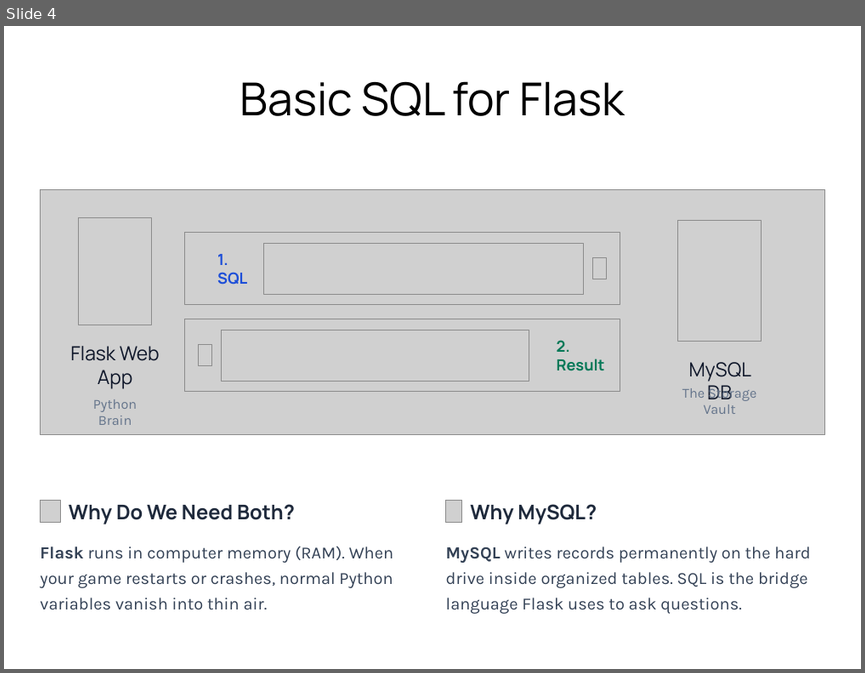
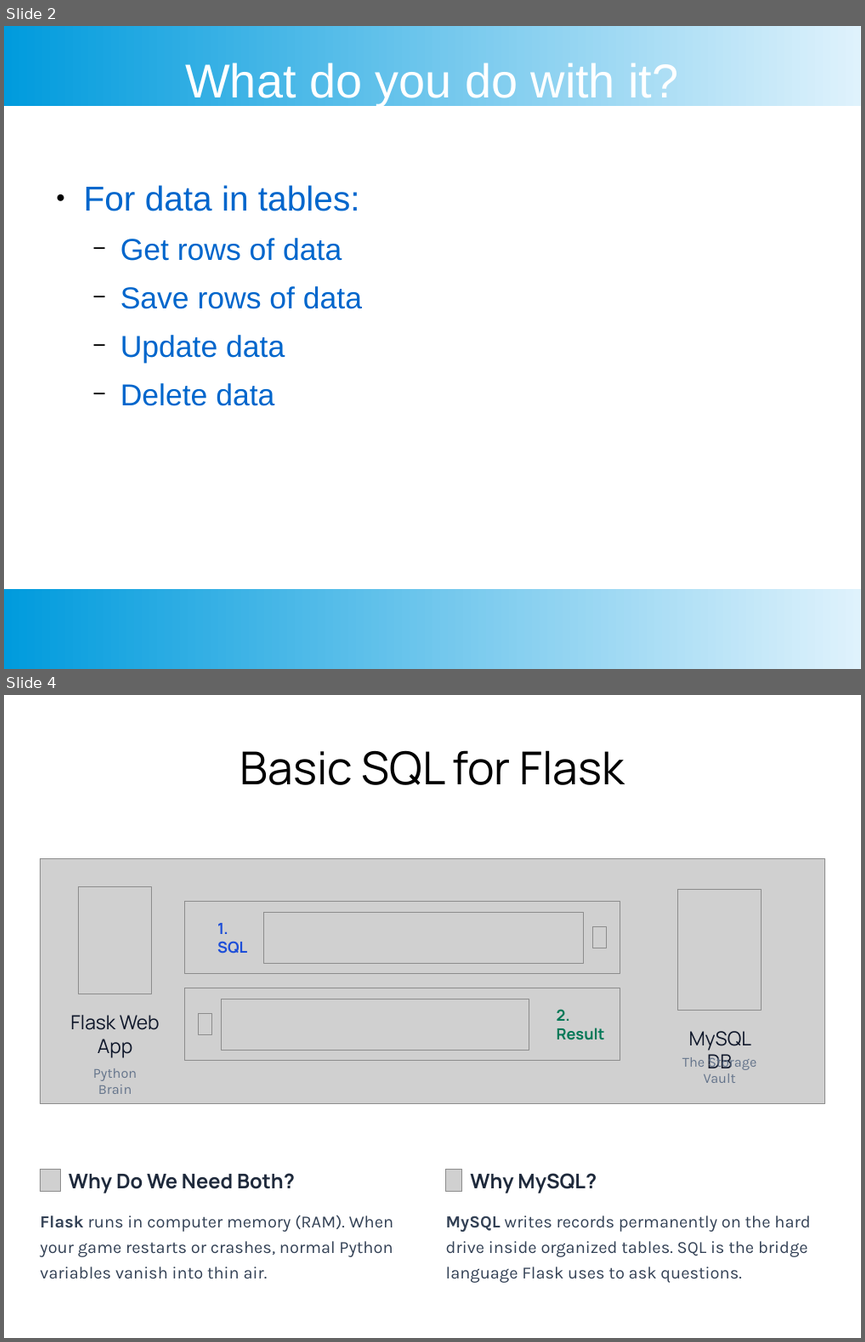
Before and after one commit to benjaminisi/EscapeRoomFlaskLesson, a slide deck: Documents/slides/4sql.odp. Shown one above the other, each under a label of ours: slide 4 before the commit, slides 2 and 4 after it; the slides between them are not shown. The pictures are 865x673 and 865x1342 pixels, drawn with LibreOffice and Linux fonts; fonts in the diff are those of the drawing; grey boxes stand for pictures; background and template pictures are left out. Boxes give left, top, right and bottom in pixels: in the first picture for what was removed or moved away, otherwise in the second. Text is boxed around its words. In the diff, an @@ line names an element or a change of style, - is before the commit and + after.

```diff
--- a/Documents/slides/4sql.odp
+++ b/Documents/slides/4sql.odp
@@ slide 2 added at (4, 26, 861, 669), background #FFFFFF @@
@@ rectangle added at (4, 26, 861, 106), fill gradient #DFF2FC to #009BDD @@
@@ title added at (185, 63, 679, 106), 44 pt, text #FFFFFF @@
+What do you do with it?
@@ text added at (84, 185, 362, 406), 28 pt, text #0066CC @@
+● For data in tables:
+  − Get rows of data
+  − Save rows of data
+  − Update data
+  − Delete data
@@ rectangle added at (4, 589, 861, 669), fill gradient #DFF2FC to #009BDD @@
```
Also in this commit, not shown: 2 slides changed, 1 other slide added, 2 slides removed.
